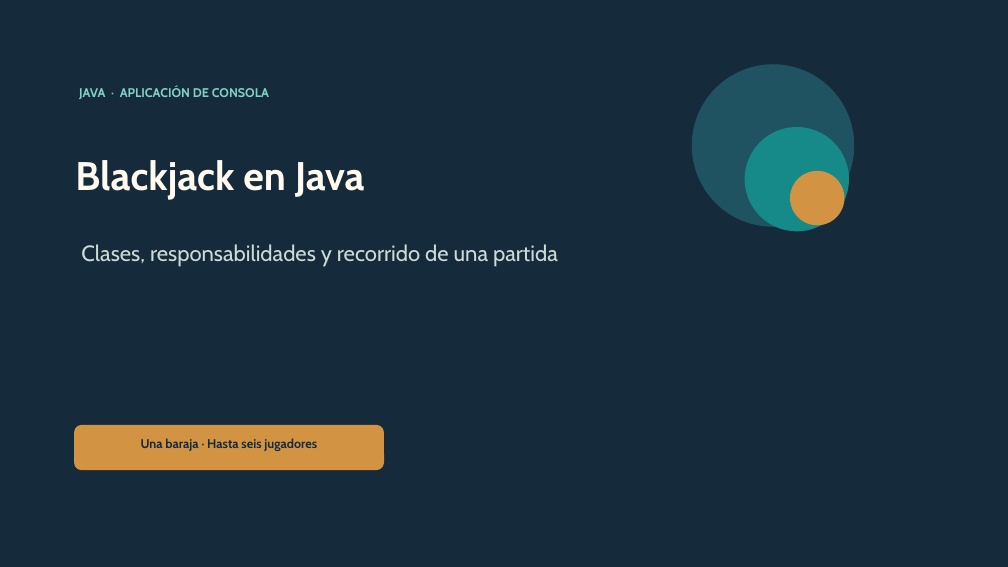
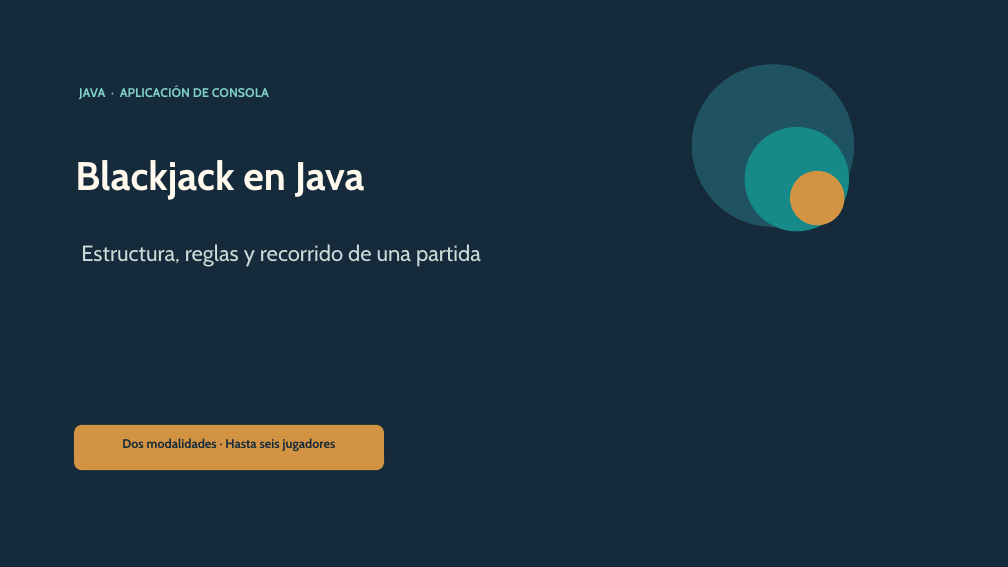
Before and after one commit to Sebastian1247/Juego_Baraja, a slide deck: slide 1 of docs/Presentacion_Blackjack_Diseno.pptx. Drawn at 1008x567 pixels with LibreOffice and Linux fonts; fonts in the diff are those of the drawing. Boxes give left, top, right and bottom in pixels: in the first picture for what was removed or moved away, otherwise in the second. Text is boxed around its words. In the diff, an @@ line names an element or a change of style, - is before the commit and + after.

Commit message:
La presentación refleja la abstracción Blackjack para versionamiento de 1 o varios jugadores

```diff
--- a/docs/Presentacion_Blackjack_Diseno.pptx
+++ b/docs/Presentacion_Blackjack_Diseno.pptx
@@ text at (x1=81, y1=244, x2=481, y2=267): text changed @@
-Clases, responsabilidades y recorrido de una partida
+Estructura, reglas y recorrido de una partida
@@ text at (x1=122, y1=438, x2=336, y2=451): text changed @@
-Una baraja · Hasta seis jugadores
+Dos modalidades · Hasta seis jugadores
```
Also in this commit, not shown: 7 other slides changed.
